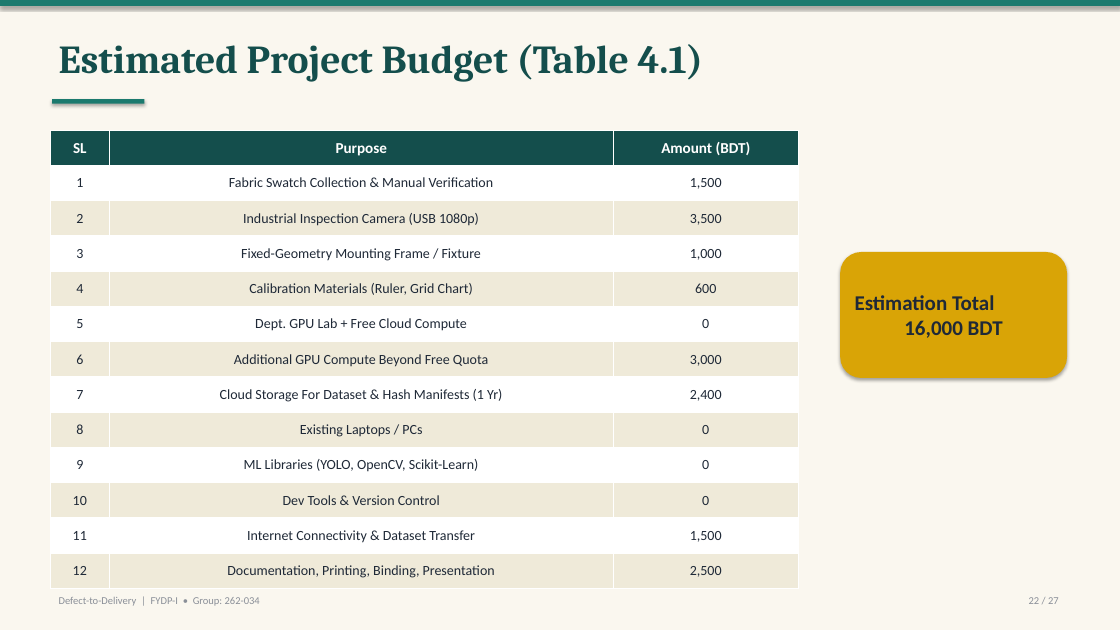
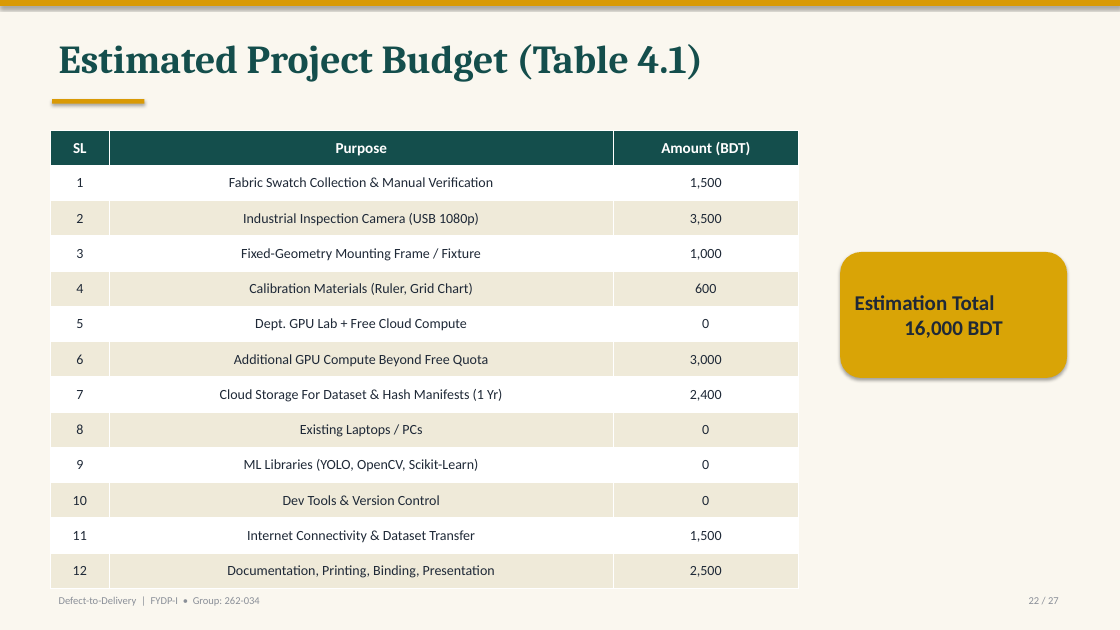
Before and after one commit to labib-ux/FYDP, a slide deck: slide 22 of slides/FYDP-I_Defect-to-Delivery.pptx. Drawn at 1120x630 pixels with LibreOffice and Linux fonts; fonts in the diff are those of the drawing. Boxes give left, top, right and bottom in pixels: in the first picture for what was removed or moved away, otherwise in the second. Text is boxed around its words. In the diff, an @@ line names an element or a change of style, - is before the commit and + after.

Commit message:
docs(slides): gold accent theme, slide-18 fan-in arrows, big-type req graphics

```diff
--- a/slides/FYDP-I_Defect-to-Delivery.pptx
+++ b/slides/FYDP-I_Defect-to-Delivery.pptx
@@ rectangle at box(0, 0, 1120, 6): fill #1B7A6E to #D99A06 @@
@@ rectangle at box(52, 99, 145, 104): fill #1B7A6E to #D99A06 @@
```
Also in this commit, not shown: 26 other slides changed, 2 other files.
